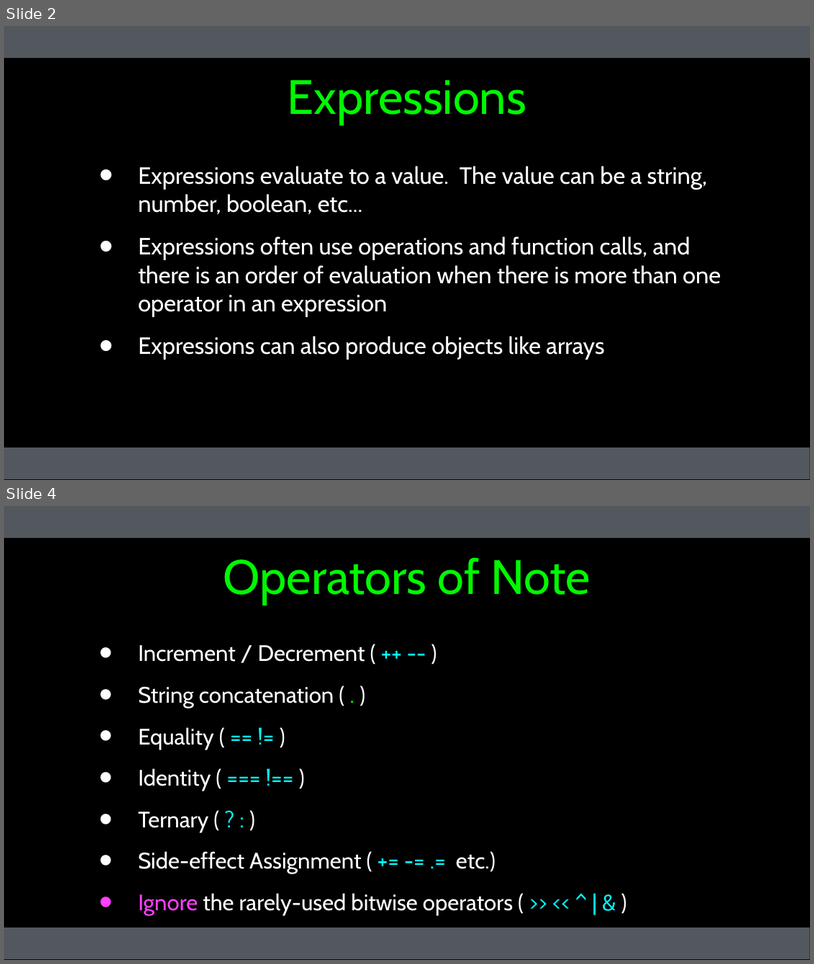
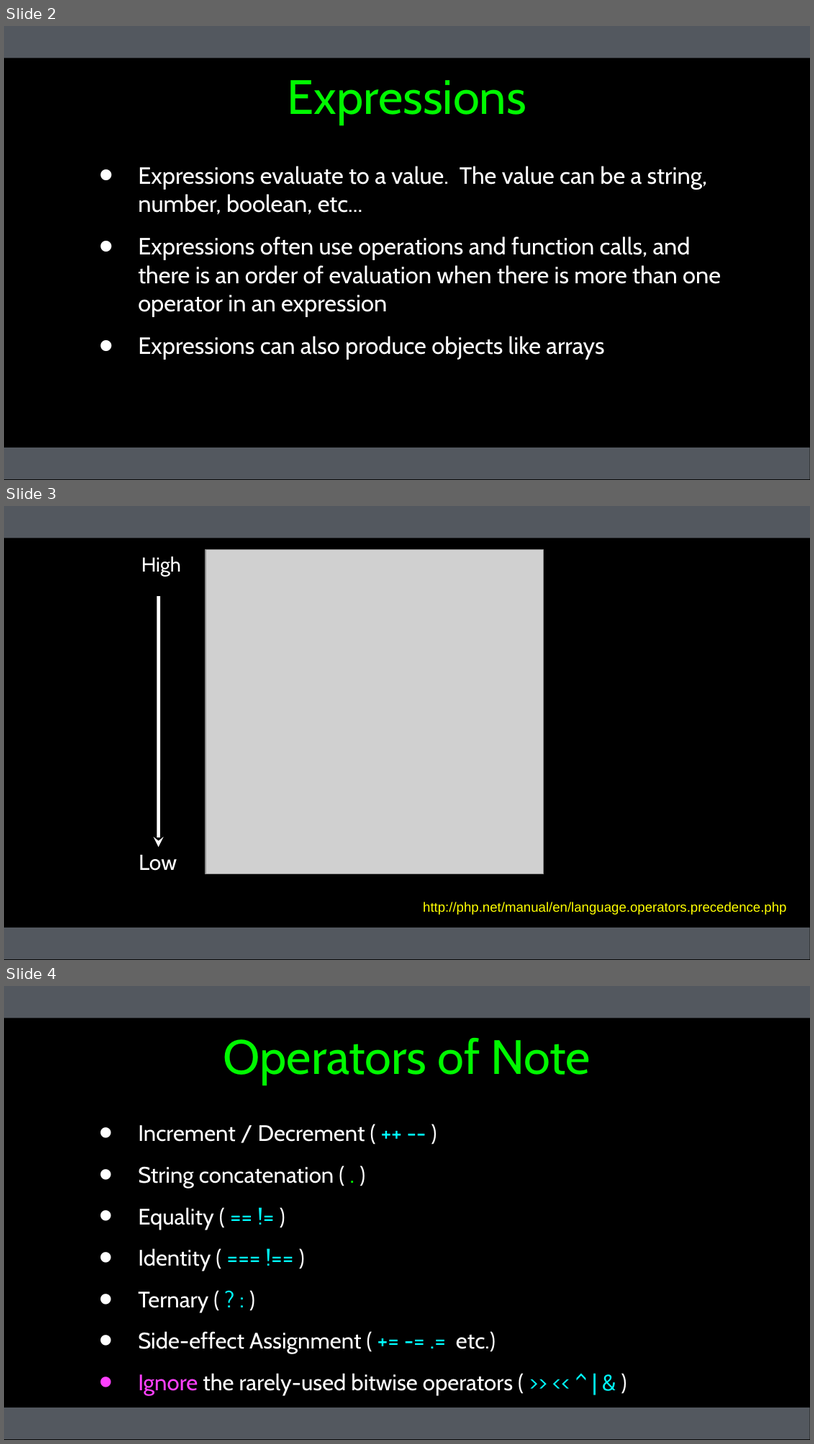
Before and after one commit to csev/wa4e, a slide deck: lectures/PHP-03-Expressions-Control-String.ppt. Shown one above the other, each under a label of ours: slides 2 and 4 before the commit, slides 2, 3 and 4 after it; the slides between them are not shown. The pictures are 814x964 and 814x1444 pixels, drawn with LibreOffice and Linux fonts; fonts in the diff are those of the drawing; grey boxes stand for pictures. Boxes give left, top, right and bottom in pixels: in the first picture for what was removed or moved away, otherwise in the second. Text is boxed around its words. In the diff, an @@ line names an element or a change of style, - is before the commit and + after.

```diff
--- a/lectures/PHP-03-Expressions-Control-String.ppt
+++ b/lectures/PHP-03-Expressions-Control-String.ppt
@@ slide 3 added at box(4, 506, 810, 960), background #000000; not listed: 2 template elements that a slide beside it also shows @@
@@ free added at box(136, 548, 187, 582), 17.9 pt, text #FFFFFF @@
+High
@@ picture added at box(206, 549, 543, 874) @@
@@ arrow added from (159, 596) to (159, 847), #FFFFFF 3 pt @@
@@ free added at box(134, 847, 181, 880), 19.4 pt, text #FFFFFF @@
+Low
@@ text added at box(423, 901, 787, 914), 12 pt, text #FFFF00 @@
+http://php.net/manual/en/language.operators.precedence.php
```
Also in this commit, not shown: 1 slide removed, 4 other files.
